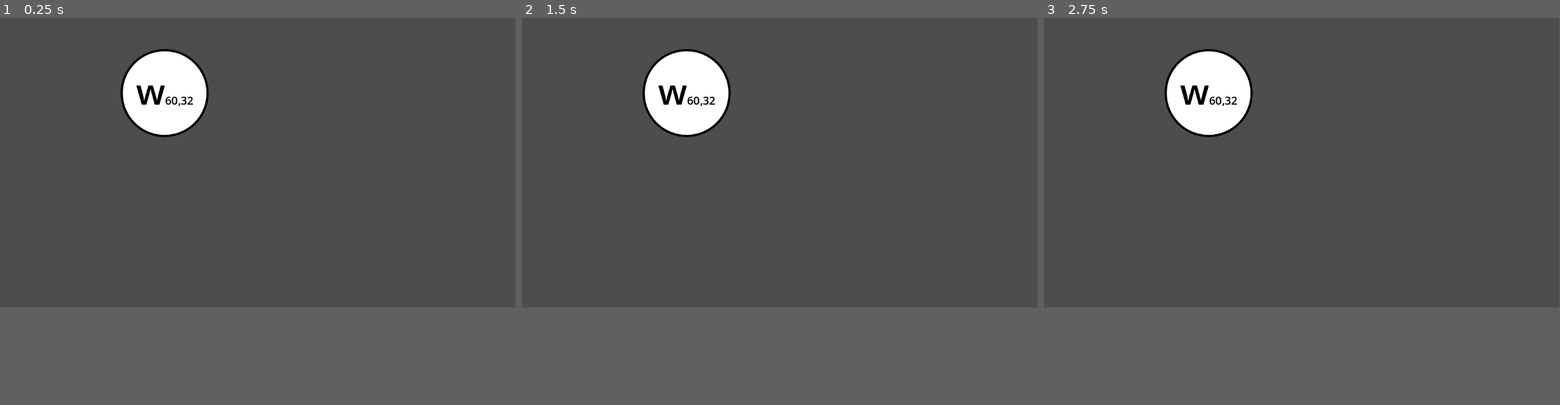
Above: before the commit, frames 1-3 (left to right).
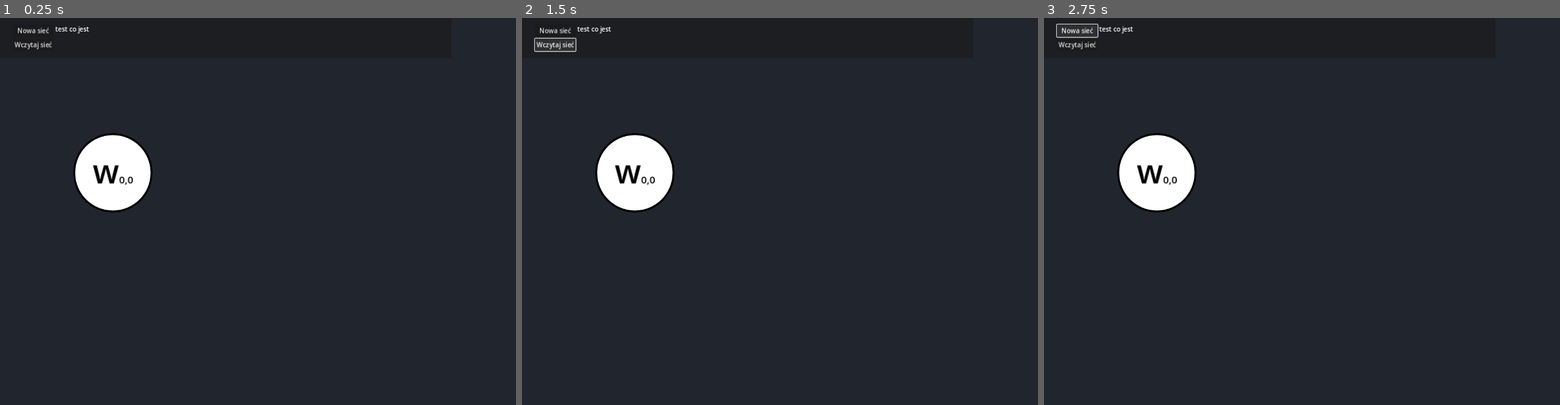
Above: after the commit, the same moments.

Repository: ShiroTsuma-github/GODOT_CONCEPT
Game: Godot game, scene res://src/node_2d.tscn
Same seed, same stepped clock (60 frames per second), same inputs: the game is played once before the commit and once after it. Before the commit the project starts from res://node_2d.tscn.
Inputs (mouse positions are in pixels of both pictures, inside the frame that each line leads up to):
- Up to frame 1 (0.25 s): no input
- Up to frame 2 (1.5 s): click (552, 25) at 0.5 s, where only the run after the commit has a clickable "Nowa sieć"; click (552, 37) at 1.25 s, where only the run after the commit has a clickable "Wczytaj sieć"
- Up to frame 3 (2.75 s): click (1074, 25) at 2 s, where only the run after the commit has a clickable "Nowa sieć"
The window is 799x449 before the commit and 800x600 after it. Grey fills any space a smaller window leaves; there, only what the larger window draws over its background counts as a difference.

The runs differ from the first frame. In frame 1, 75% of the frame differs, in the area x 0-100%, y 0-75%; in frame 2, 75%; in frame 3, 75%.

Commit message:
Testing top panel

Diff:
--- /dev/null
+++ b/background.svg
@@ -0,0 +1,4 @@
+<svg viewBox="0 0 100 100" xmlns="http://www.w3.org/2000/svg">
+  <!-- Simple rectangle -->
+  <rect width="100" height="100" style="fill:rgb(33, 38, 46)"/>
+</svg>
--- /dev/null
+++ b/change_SCENE.gd
@@ -0,0 +1,16 @@
+extends Button
+
+
+# Called when the node enters the scene tree for the first time.
+func _ready():
+	pass # Replace with function body.
+
+
+# Called every frame. 'delta' is the elapsed time since the previous frame.
+func _process(delta):
+	pass
+
+
+func _on_pressed():
+	get_tree().change_scene_to_file("res://src/perceptron_graphic.tscn")
+	pass # Replace with function body.
--- a/node_2d.tscn
+++ /dev/null
@@ -1,11 +0,0 @@
-[gd_scene load_steps=2 format=3 uid="uid://bghuicsgtoey6"]
-
-[ext_resource type="PackedScene" uid="uid://bk52a4mu0xnee" path="res://src/perceptron_graphic.tscn" id="1_mn1j3"]
-
-[node name="Node2D" type="Node2D"]
-
-[node name="Sprite2D" parent="." instance=ExtResource("1_mn1j3")]
-position = Vector2(368, 168)
-center = false
-layer = 60
-layer_pos = 32
--- /dev/null
+++ b/panelTop.tscn
@@ -0,0 +1,39 @@
+[gd_scene format=3 uid="uid://crgpntk8fyhur"]
+
+[node name="Panel" type="Panel"]
+custom_minimum_size = Vector2(0, 100)
+offset_right = 1120.0
+offset_bottom = 100.0
+
+[node name="AspectRatioContainer" type="AspectRatioContainer" parent="."]
+layout_direction = 2
+layout_mode = 1
+anchors_preset = -1
+anchor_bottom = 1.0
+offset_left = 32.0
+offset_top = 16.0
+offset_right = 221.0
+offset_bottom = 16.0
+grow_vertical = 2
+
+[node name="HBoxContainer" type="HBoxContainer" parent="AspectRatioContainer"]
+layout_mode = 2
+
+[node name="VBoxContainer" type="VBoxContainer" parent="AspectRatioContainer/HBoxContainer"]
+custom_minimum_size = Vector2(0, 100)
+layout_mode = 2
+
+[node name="Button" type="Button" parent="AspectRatioContainer/HBoxContainer/VBoxContainer"]
+layout_mode = 2
+text = "Nowa sieć"
+
+[node name="Button2" type="Button" parent="AspectRatioContainer/HBoxContainer/VBoxContainer"]
+layout_mode = 2
+text = "Wczytaj sieć"
+
+[node name="VBoxContainer2" type="VBoxContainer" parent="AspectRatioContainer/HBoxContainer"]
+layout_mode = 2
+
+[node name="Label" type="Label" parent="AspectRatioContainer/HBoxContainer/VBoxContainer2"]
+layout_mode = 2
+text = "test co jest"
--- a/project.godot
+++ b/project.godot
@@ -11,9 +11,16 @@
 [application]
 
 config/name="TestKonceptu"
-run/main_scene="res://node_2d.tscn"
+run/main_scene="res://src/node_2d.tscn"
 config/features=PackedStringArray("4.1", "GL Compatibility")
 config/icon="res://icon.svg"
+
+[display]
+
+window/size/viewport_width=1280
+window/size/viewport_height=960
+window/stretch/mode="canvas_items"
+window/stretch/aspect="expand"
 
 [rendering]
 
--- /dev/null
+++ b/scaleBackground.gd
@@ -0,0 +1,14 @@
+extends Sprite2D
+
+
+# Called when the node enters the scene tree for the first time.
+func _ready():
+	print(scale)
+	var size = Vector2(2000, 1000) * scale
+	#scale = Vector2(0.5, 0.5)
+	pass # Replace with function body.
+
+
+# Called every frame. 'delta' is the elapsed time since the previous frame.
+func _process(delta):
+	pass
--- a/src/detect_press.gd
+++ b/src/detect_press.gd
@@ -7,7 +7,7 @@
 
 
 # Called every frame. 'delta' is the elapsed time since the previous frame.
-func _process(delta):
+func _process(_delta):
 	pass
 
 func _input(event):
--- /dev/null
+++ b/src/node_2d.tscn
@@ -0,0 +1,22 @@
+[gd_scene load_steps=5 format=3 uid="uid://bghuicsgtoey6"]
+
+[ext_resource type="PackedScene" uid="uid://bk52a4mu0xnee" path="res://src/perceptron_graphic.tscn" id="1_mn1j3"]
+[ext_resource type="Texture2D" uid="uid://dfmqcodvfuqts" path="res://background.svg" id="2_ew3pn"]
+[ext_resource type="Script" path="res://scaleBackground.gd" id="2_qclam"]
+[ext_resource type="PackedScene" uid="uid://crgpntk8fyhur" path="res://panelTop.tscn" id="4_3qkai"]
+
+[node name="Node2D" type="Node2D"]
+
+[node name="Perceptron" parent="." instance=ExtResource("1_mn1j3")]
+visibility_layer = 1
+position = Vector2(280, 384)
+center = false
+
+[node name="Background" type="Sprite2D" parent="."]
+z_index = -99
+position = Vector2(207.75, 111.75)
+scale = Vector2(416.5, 224.5)
+texture = ExtResource("2_ew3pn")
+script = ExtResource("2_qclam")
+
+[node name="Panel" parent="." instance=ExtResource("4_3qkai")]
Not shown, added: background.svg.import
Not shown, added: nod71EB.tmp
